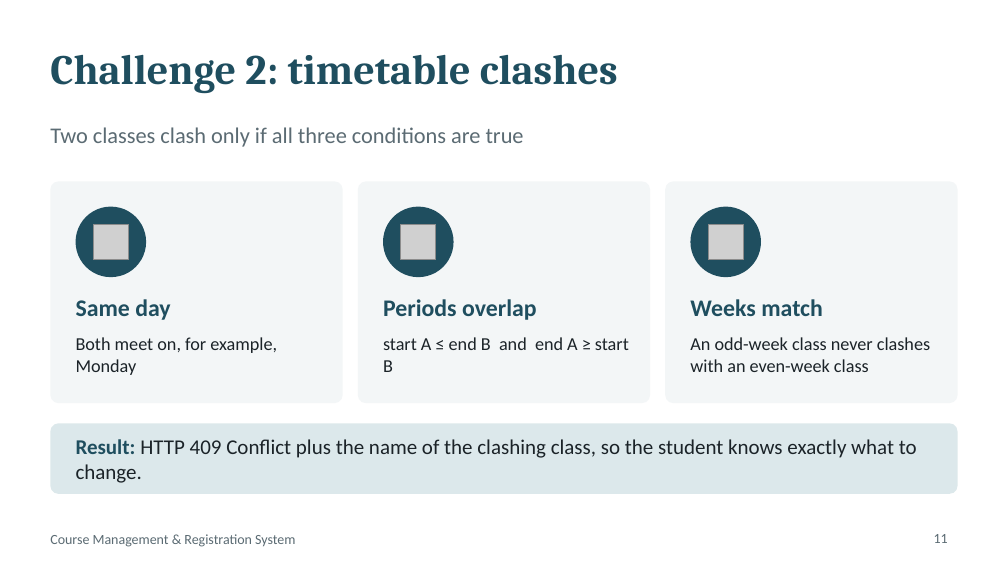
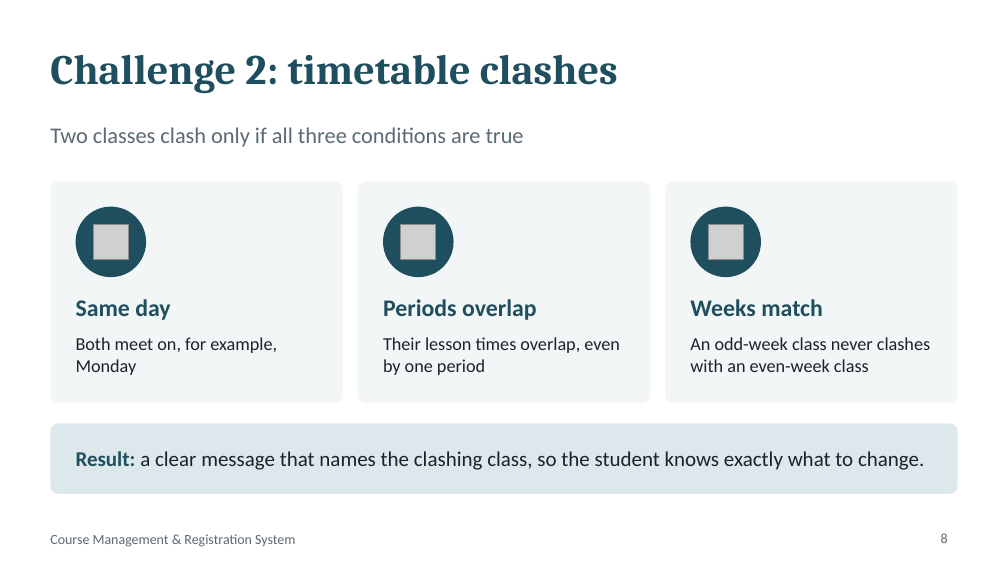
Before and after one commit to JustALog/Course-management-system, a slide deck: slide 8 of report/presentation.pptx (slide 11 before the commit). Drawn at 1008x567 pixels with LibreOffice and Linux fonts; fonts in the diff are those of the drawing; grey boxes stand for pictures. Boxes give left, top, right and bottom in pixels: in the first picture for what was removed or moved away, otherwise in the second. Text is boxed around its words. In the diff, an @@ line names an element or a change of style, - is before the commit and + after.

```diff
--- a/report/presentation.pptx
+++ b/report/presentation.pptx
@@ text at [383,337,620,375]: text changed @@
-start A ≤ end B and end A ≥ start B
+Their lesson times overlap, even by one period
@@ text at [76,451,924,470]: text changed @@
-Result: HTTP 409 Conflict plus the name of the clashing class, so the student knows exactly what to change.
+Result: a clear message that names the clashing class, so the student knows exactly what to change.
@@ page number at [941,533,948,543]: text changed @@
-11
+8
```
Also in this commit, not shown: 6 other slides changed, 2 slides added, 5 slides removed, 5 other files.
